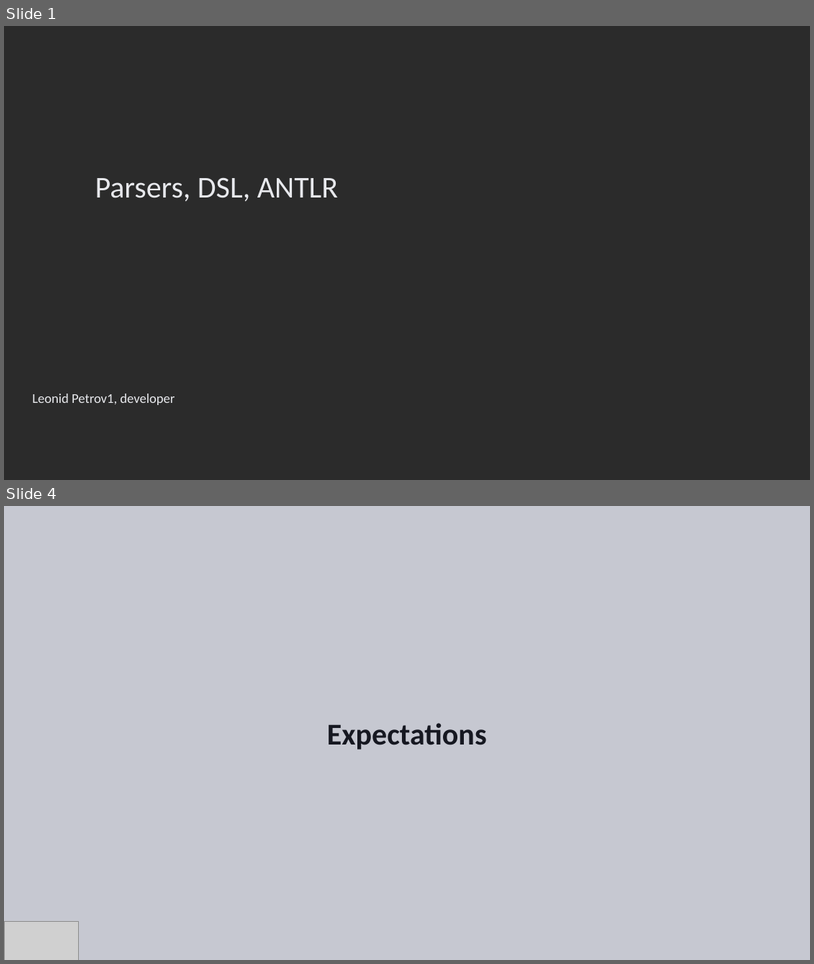
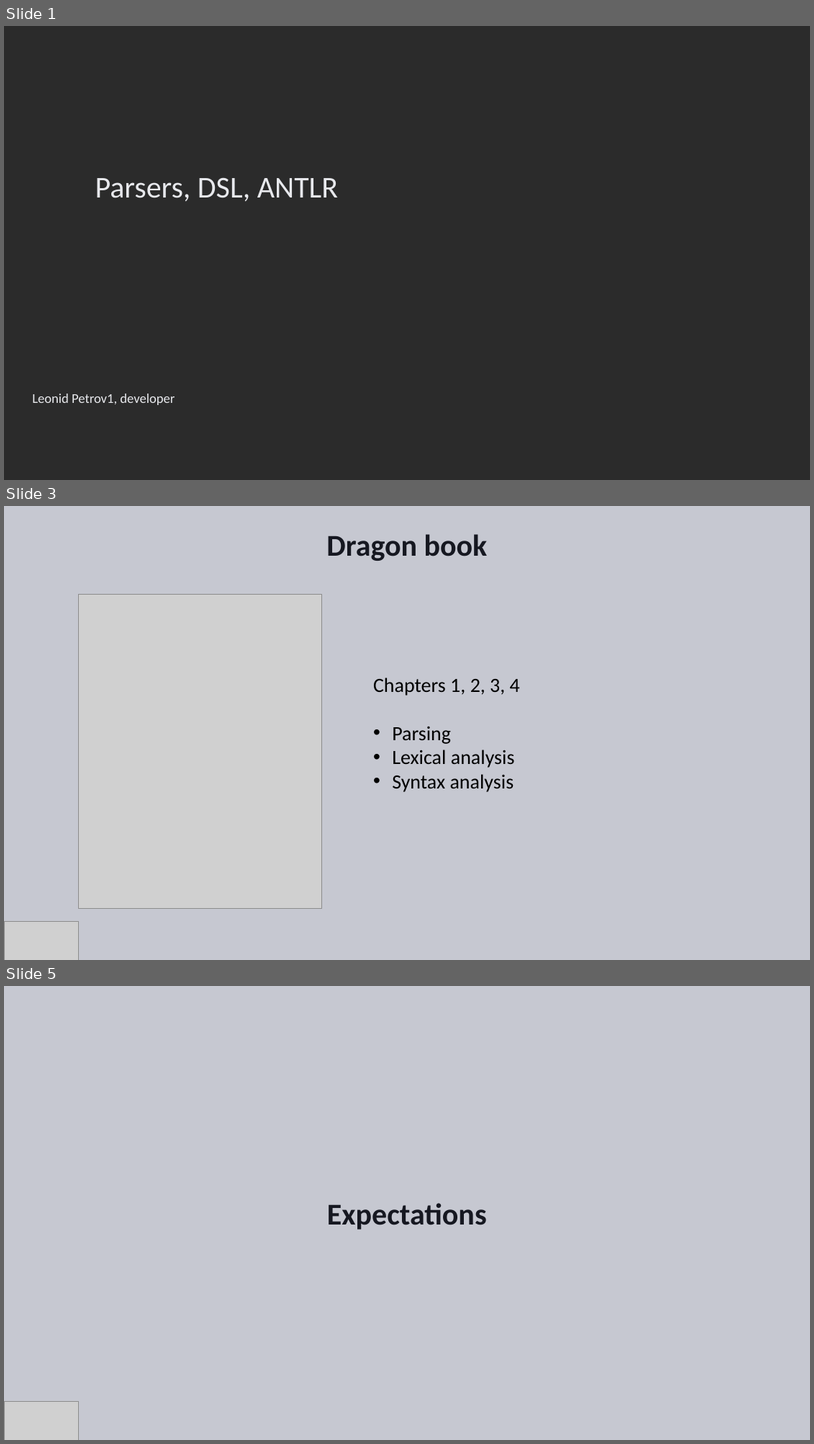
Before and after one commit to Ungerfall/ungerfall.github.io, a slide deck: presentation/antlr/antlr.pptx. Shown one above the other, each under a label of ours: slides 1 and 4 before the commit, slides 1, 3 and 5 after it; the slides between them are not shown. The pictures are 814x964 and 814x1444 pixels, drawn with LibreOffice and Linux fonts; fonts in the diff are those of the drawing; grey boxes stand for pictures; background and template pictures are left out; a plain dark background stands for a picture behind light text. Boxes give left, top, right and bottom in pixels: in the first picture for what was removed or moved away, otherwise in the second. Text is boxed around its words. In the diff, an @@ line names an element or a change of style, - is before the commit and + after.

Commit message:
Add parsing

```diff
--- a/presentation/antlr/antlr.pptx
+++ b/presentation/antlr/antlr.pptx
@@ slide 3 added at <box>4,506,810,960</box>, background #C6C8D1 @@
@@ title added at <box>327,534,488,561</box>, 36 pt, text #161821, bold @@
+Dragon book
@@ picture added at <box>79,594,322,908</box> @@
@@ text added at <box>373,677,520,792</box>, 24 pt, text #000000 @@
+Chapters 1, 2, 3, 4
+• Parsing
+• Lexical analysis
+• Syntax analysis
@@ picture added at <box>4,921,79,960</box> @@
@@ what was slide 4 is now slide 5 @@
```
Also in this commit, not shown: 2 other slides added, 2 slides removed.
